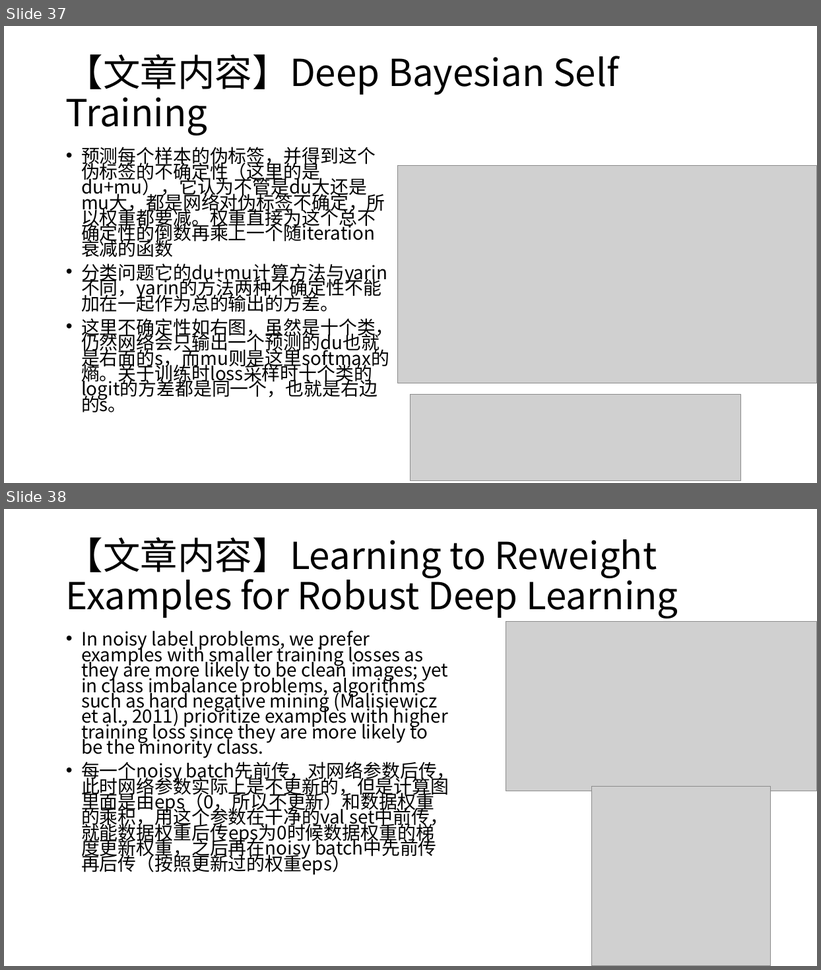
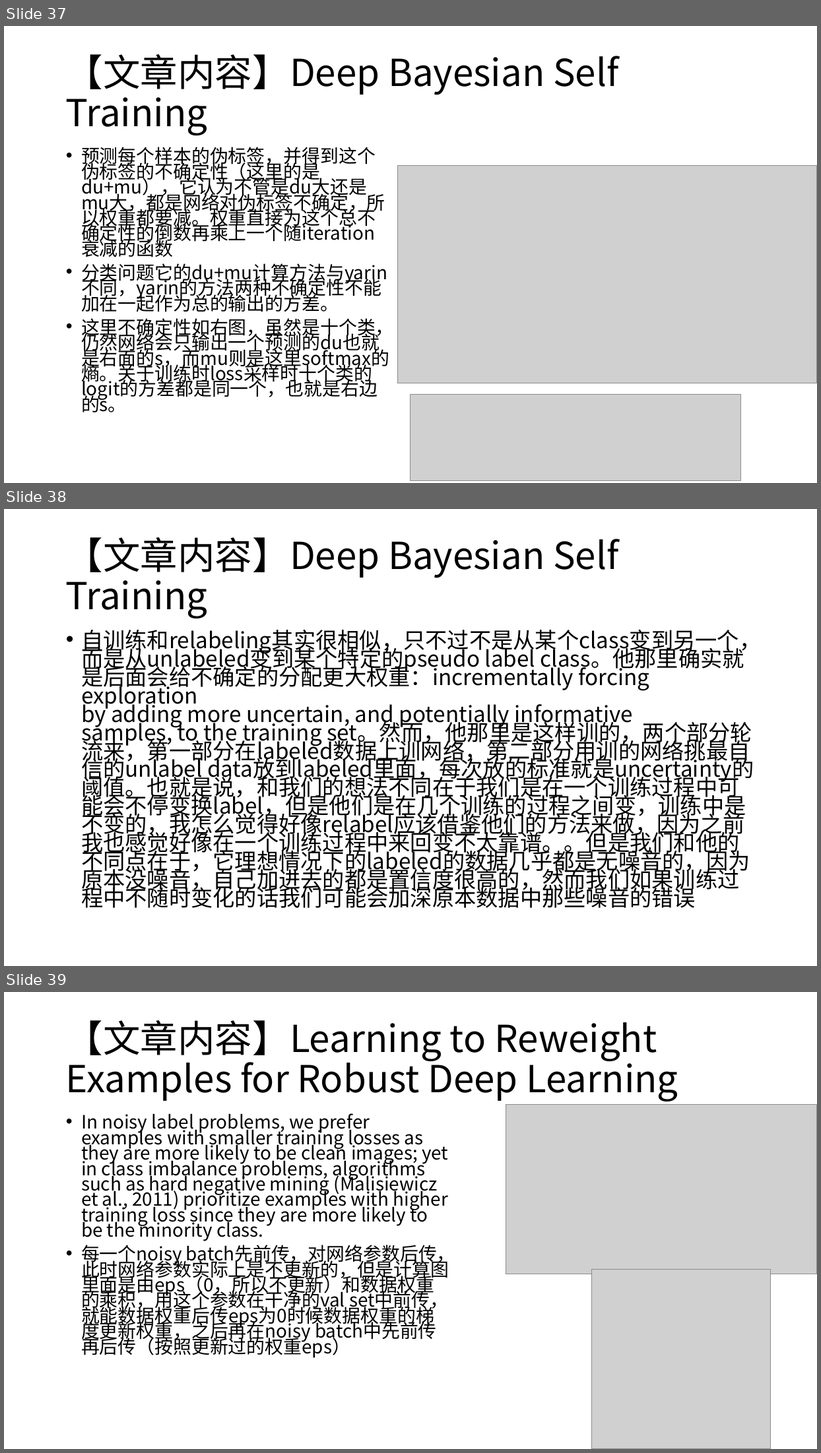
Before and after one commit to Adamli12/Uncertainty-quantification, a slide deck: all_thoughts.pptx. Shown one above the other, each under a label of ours: slides 37 and 38 before the commit, slides 37, 38 and 39 after it. The pictures are 821x970 and 821x1453 pixels, drawn with LibreOffice and Linux fonts; fonts in the diff are those of the drawing; grey boxes stand for pictures. Boxes give left, top, right and bottom in pixels: in the first picture for what was removed or moved away, otherwise in the second. Text is boxed around its words. In the diff, an @@ line names an element or a change of style, - is before the commit and + after.

```diff
--- a/all_thoughts.pptx
+++ b/all_thoughts.pptx
@@ slide 38 added at (4,509,817,966), background #FFFFFF @@
@@ title added at (66,537,618,619), 44 pt, text #000000 @@
+【文章内容】Deep Bayesian Self Training
@@ text added at (81,630,761,908), 25.9 pt, text #000000 @@
+• 自训练和relabeling其实很相似，只不过不是从某个class变到另一个，而是从unlabeled变到某个特定的pseudo label class。他那里确实就是后面会给不确定的分配更大权重：incrementally forcing exploration
+  by adding more uncertain, and potentially informative
+  samples, to the training set。然而，他那里是这样训的，两个部分轮流来，第一部分在labeled数据上训网络，第二部分用训的网络挑最自信的unlabel data放到labeled里面，每次放的标准就是uncertainty的阈值。也就是说，和我们的想法不同在于我们是在一个训练过程中可能会不停变换label，但是他们是在几个训练的过程之间变，训练中是不变的，我怎么觉得好像relabel应该借鉴他们的方法来做，因为之前我也感觉好像在一个训练过程中来回变不太靠谱。。但是我们和他的不同点在于，它理想情况下的labeled的数据几乎都是无噪音的，因为原本没噪音，自己加进去的都是置信度很高的，然而我们如果训练过程中不随时变化的话我们可能会加深原本数据中那些噪音的错误
@@ what was slide 38 is now slide 39 @@
```
Also in this commit, not shown: 5 other slides added, 6 other files.
